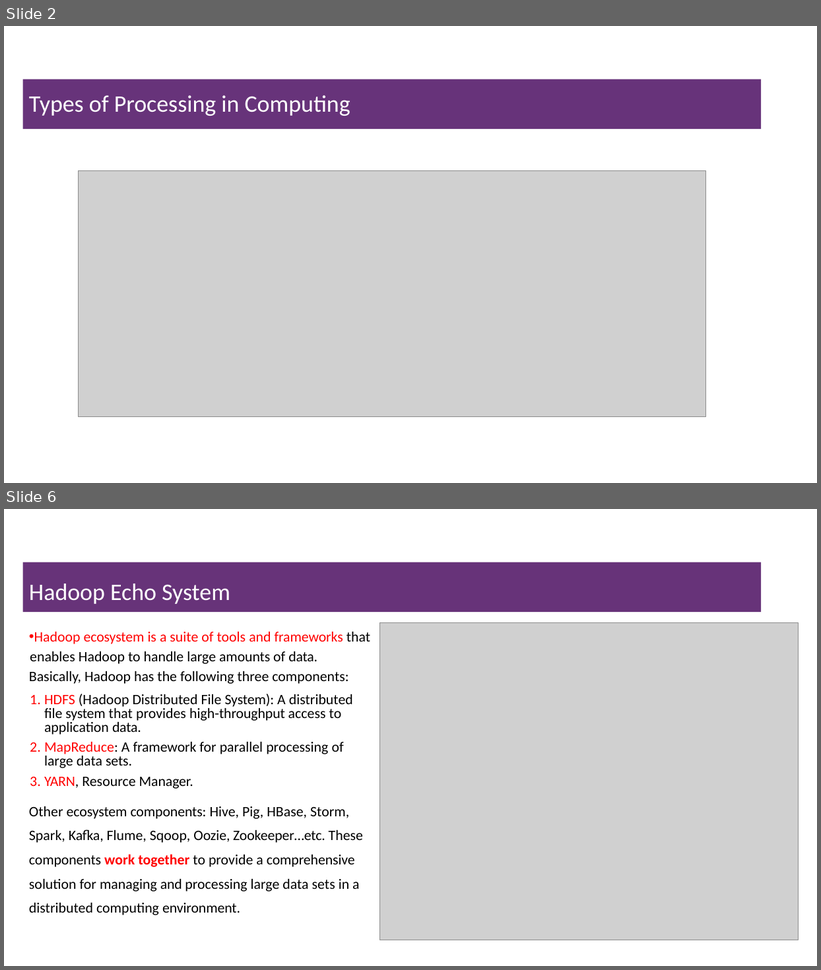
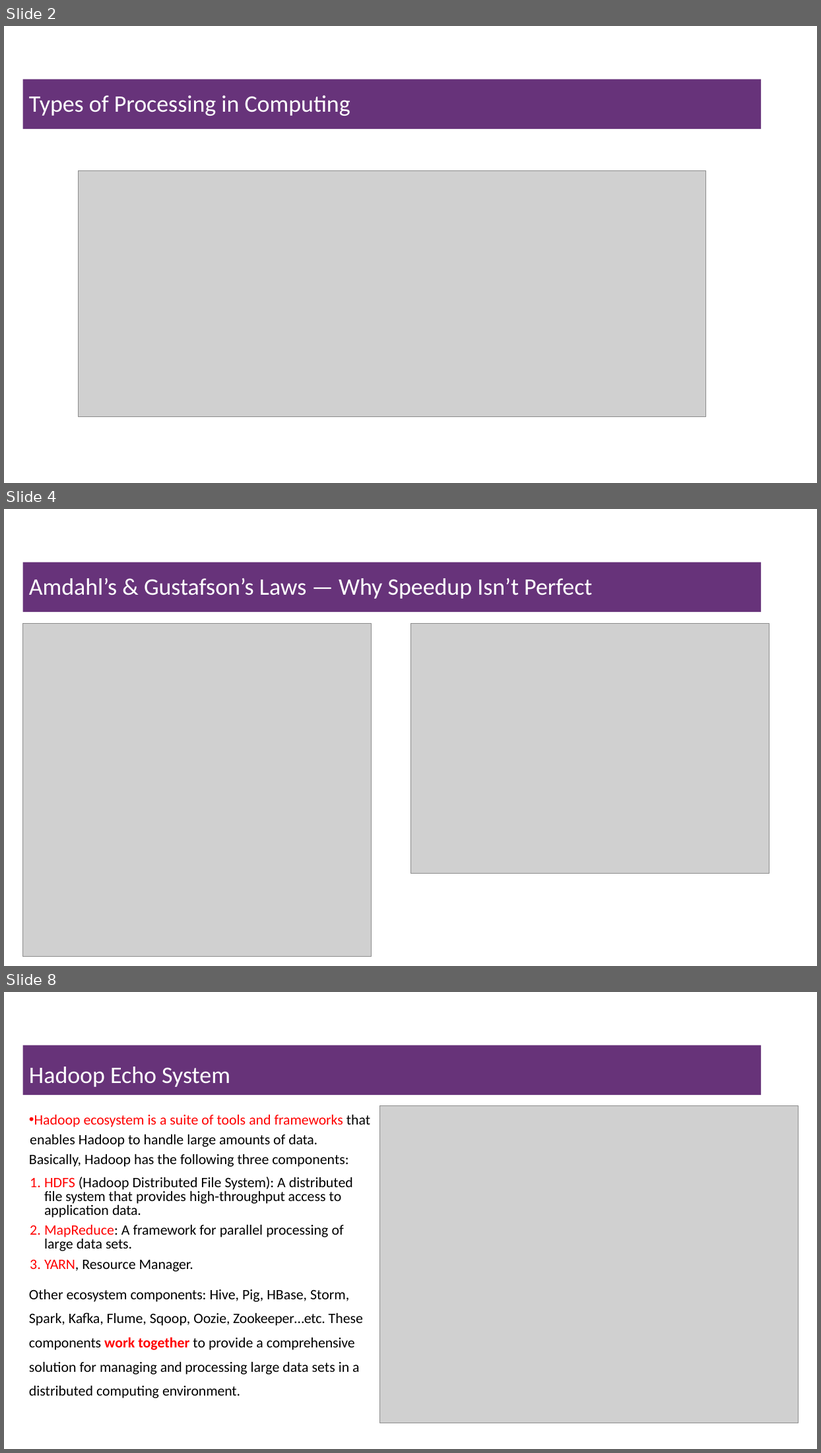
Before and after one commit to msfasha/307401-Big-Data, a slide deck: 20243/section_2_introduction_to_hadoop_eco_system/2-Introduction to Hadoop Eco System.pptx. Shown one above the other, each under a label of ours: slides 2 and 6 before the commit, slides 2, 4 and 8 after it; the slides between them are not shown. The pictures are 821x970 and 821x1453 pixels, drawn with LibreOffice and Linux fonts; fonts in the diff are those of the drawing; grey boxes stand for pictures; background and template pictures are left out. Boxes give left, top, right and bottom in pixels: in the first picture for what was removed or moved away, otherwise in the second. Text is boxed around its words. In the diff, an @@ line names an element or a change of style, - is before the commit and + after.

```diff
--- a/20243/section_2_introduction_to_hadoop_eco_system/2-Introduction to Hadoop Eco System.pptx
+++ b/20243/section_2_introduction_to_hadoop_eco_system/2-Introduction to Hadoop Eco System.pptx
@@ slide 4 added at <box>4,509,817,966</box>, background #FFFFFF @@
@@ title added at <box>23,562,762,612</box>, fill #67337A, 28 pt, text #FFFFFF @@
+Amdahl’s & Gustafson’s Laws — Why Speedup Isn’t Perfect
@@ picture added at <box>23,624,371,956</box> @@
@@ picture added at <box>411,624,770,874</box> @@
@@ what was slide 6 is now slide 8 @@
```
Also in this commit, not shown: 2 slides changed, 3 other slides added, 2 slides removed.
